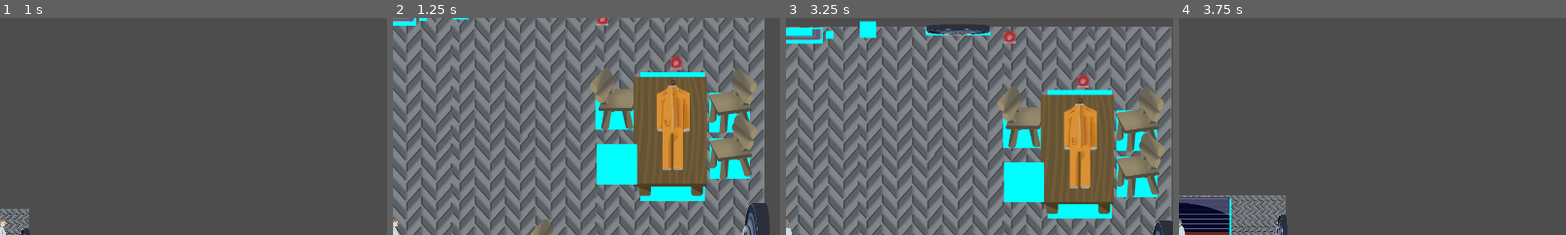
Above: before the commit, frames 1-4 (left to right).
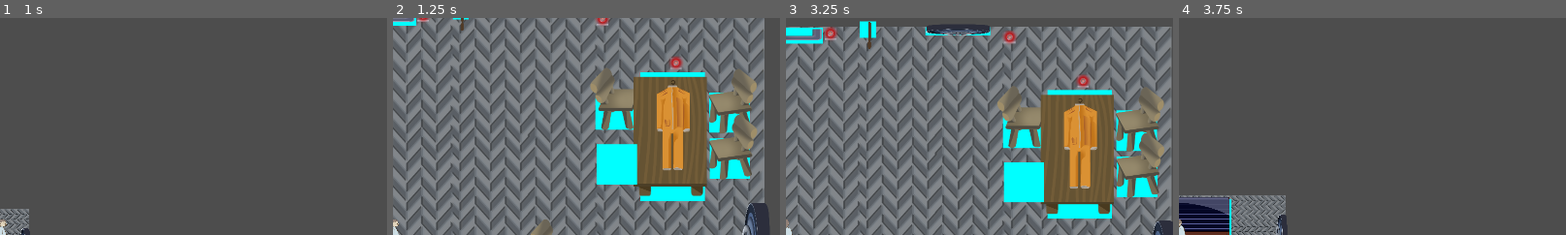
Above: after the commit, the same moments.

Repository: M4przybysz/lem_game_jam-powtorka
Game: Godot game, scene res://src/main/main.tscn
Same seed, same stepped clock (60 frames per second), same inputs: the game is played once before the commit and once after it.
Inputs:
- Up to frame 1 (1 s): tap Enter at 0.5 s; hold D (right) from 0.53 s (still down); tap F (action1) at 0.6 s
- Up to frame 2 (1.25 s): keep holding D (right)
- Up to frame 3 (3.25 s): release D (right) at 1.28 s; hold S (down) 1.28-2.03 s; tap E (action2) at 1.35 s; hold D (right) 2.03-2.78 s; hold T (action3) 2.03-2.78 s; hold W (up) from 2.78 s (still down); tap F (action1) at 2.85 s
- Up to frame 4 (3.75 s): release W (up) at 3.53 s; hold A (left) from 3.53 s (still down); tap E (action2) at 3.6 s
The pictures show only the part of the screen within x 50-100%, y 0-50%; the shares and areas given below are measured in that part.

Frame 1 is identical in both runs. In frame 2, 0.1% of the frame differs, in the area x 6-19%, y 0-6%; in frame 3, 0.3%, in the area x 9-23%, y 1-15%; in frame 4, nothing differs.

Commit message:
lamka and wieszak

Diff:
--- a/powtorka/src/levels/glowny.tscn
+++ b/powtorka/src/levels/glowny.tscn
@@ -13,6 +13,7 @@
 [ext_resource type="Texture2D" uid="uid://boa3cfwlhfj1q" path="res://asstes/graphics/mapa/rury2.png" id="8_c2l58"]
 [ext_resource type="Texture2D" uid="uid://c6j8hfvlwges3" path="res://asstes/graphics/mapa/rury.png" id="9_jpe54"]
 [ext_resource type="Texture2D" uid="uid://bc1faromt8p7g" path="res://asstes/graphics/mapa/wieszak.png" id="11_arsgh"]
+[ext_resource type="Texture2D" uid="uid://crk1nwpq4tbmr" path="res://asstes/graphics/mapa/wieszak2.png" id="12_8rkym"]
 [ext_resource type="Texture2D" uid="uid://dg2euqmv7cnl5" path="res://asstes/graphics/mapa/lamkac.png" id="12_kvnfd"]
 [ext_resource type="Texture2D" uid="uid://cms3mfba6c2yy" path="res://asstes/graphics/mapa/lamkaz.png" id="13_3mvej"]
 
@@ -112,6 +113,12 @@
 scale = Vector2(0.13075, 0.139375)
 texture = ExtResource("11_arsgh")
 
+[node name="Sprite2D2" type="Sprite2D" parent="Wieszak na skafander"]
+position = Vector2(1, 8.5)
+rotation = 3.14159
+scale = Vector2(0.04, 0.04)
+texture = ExtResource("12_8rkym")
+
 [node name="Lampka sprawdzająca działanie stacji badawczej" parent="." instance=ExtResource("2_0er4t")]
 position = Vector2(280, -56)
 
@@ -153,6 +160,10 @@
 
 [node name="Lampka sprawdzająca rury" parent="." instance=ExtResource("2_0er4t")]
 position = Vector2(195, -1023)
+
+[node name="Sprite2D" type="Sprite2D" parent="Lampka sprawdzająca rury"]
+scale = Vector2(0.04, 0.04)
+texture = ExtResource("12_kvnfd")
 
 [node name="Wlaz" parent="." instance=ExtResource("3_emaev")]
 position = Vector2(-10, -657)
Not shown: 1 places in powtorka/src/levels/glowny.tscn that only renumber resources
